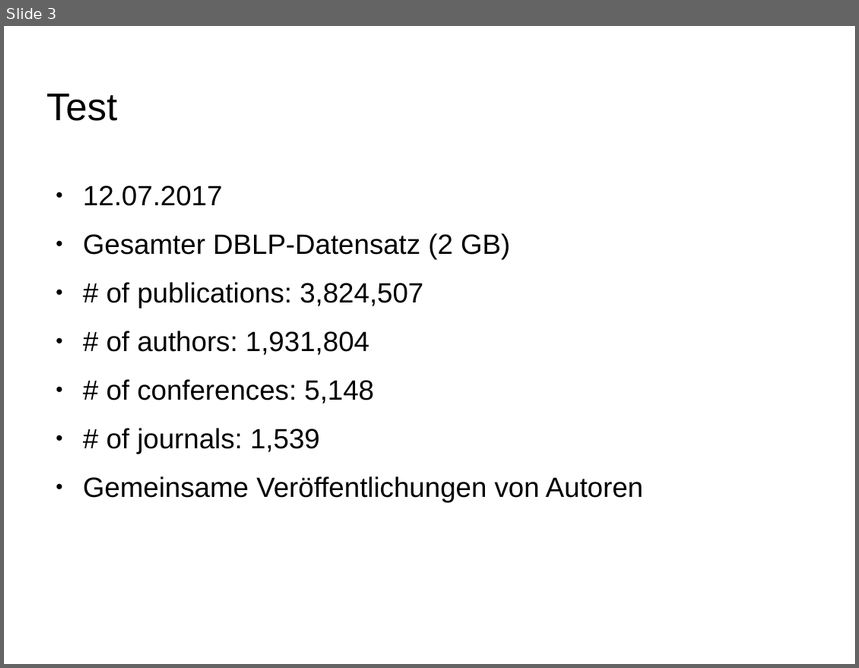
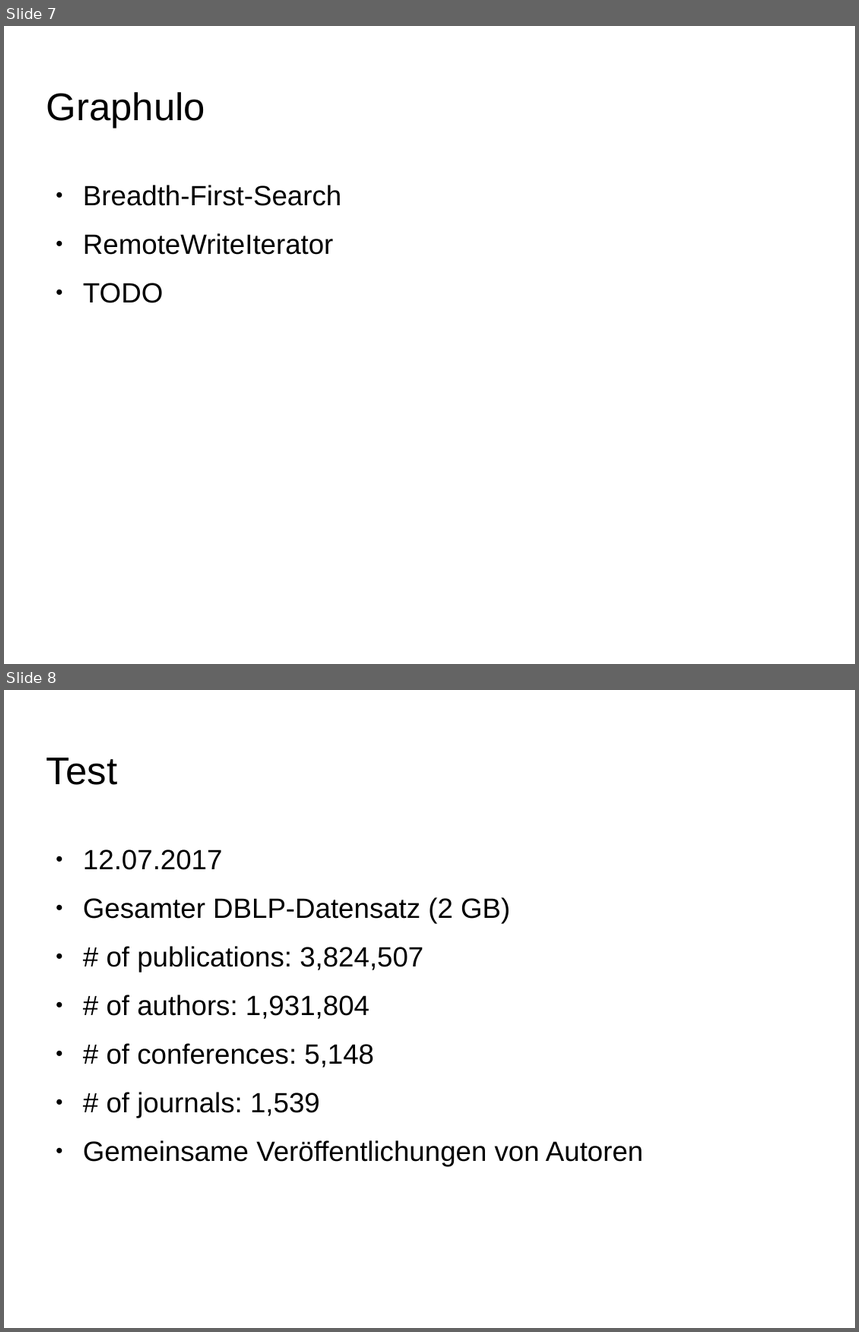
Before and after one commit to ScaDS/dblp-graphulo, a slide deck: doc/testat2.odp. Shown one above the other, each under a label of ours: slide 3 before the commit, slides 7 and 8 after it. The pictures are 859x668 and 859x1332 pixels, drawn with LibreOffice and Linux fonts; fonts in the diff are those of the drawing; background and template pictures are left out. Boxes give left, top, right and bottom in pixels: in the first picture for what was removed or moved away, otherwise in the second. Text is boxed around its words. In the diff, an @@ line names an element or a change of style, - is before the commit and + after.

```diff
--- a/doc/testat2.odp
+++ b/doc/testat2.odp
@@ slide 7 added at [4, 26, 855, 664], background picture (left out) @@
@@ title added at [47, 92, 205, 128], 36 pt, text #000000 @@
+Graphulo
@@ text added at [83, 185, 341, 303], 26 pt, text #000000 @@
+● Breadth-First-Search
+● RemoteWriteIterator
+● TODO
@@ what was slide 3 is now slide 8 @@
```
Also in this commit, not shown: 2 slides changed, 5 other slides added, 4 other files.
